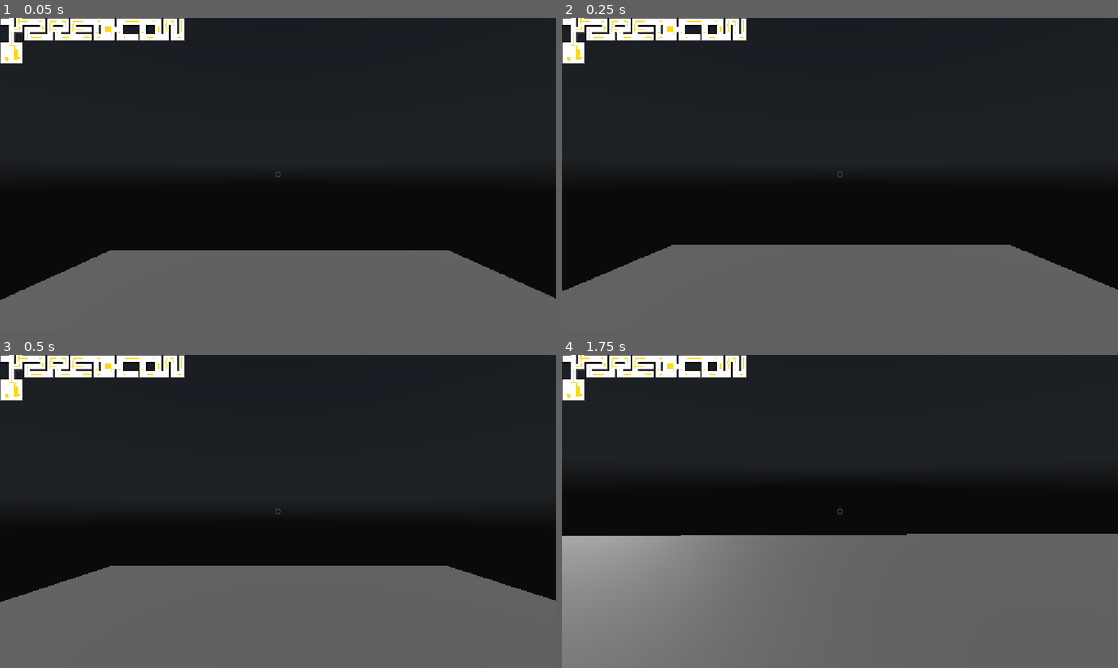
Above: before the commit, frames 1-4 (two rows, left to right).
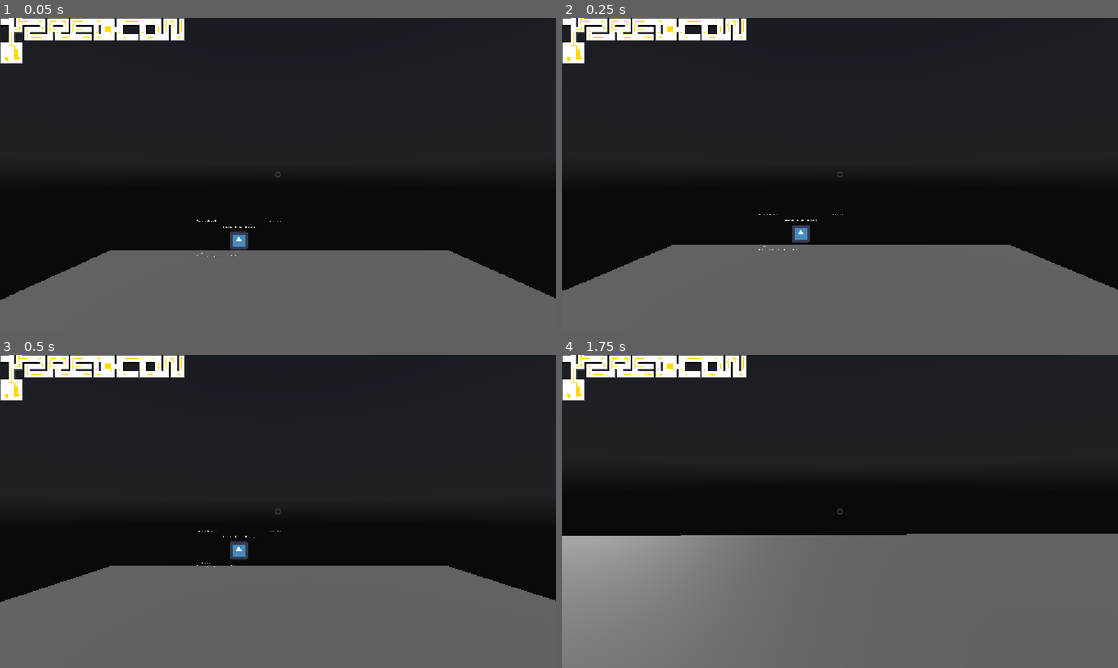
Above: after the commit, the same moments.

Repository: ZRedCon/InteractivePortfolio
Game: Godot game, scene res://Scenes/main_scene.tscn
The game is run twice, just before and just after one commit, with the same random seed, the same clock (stepped at 60 frames per second) and the same inputs. The engine's default icon, where the game draws it, is replaced by a stand-in: a white triangle on a blue panel in a dark square. A sky picture missing from this copy of the repository is replaced by a grey-blue gradient.
Inputs (mouse positions are in pixels of both pictures, inside the frame that each line leads up to):
- Up to frame 1 (0.05 s): no input
- Up to frame 2 (0.25 s): no input
- Up to frame 3 (0.5 s): no input
- Up to frame 4 (1.75 s): move the mouse to (962, 495) at 0.52 s; hold D (Right) 0.53-1.28 s; hold Space (Slow) 0.53-1.28 s; click (962, 495) at 0.67 s; move the mouse to (812, 511) at 1.27 s; hold W (Forward) from 1.28 s (still down); tap Shift (Sprint) at 1.35 s

The runs differ from the first frame. In frame 1, 0.2% of the frame differs, in the area x 35-51%, y 64-77%; in frame 2, 0.2%; in frame 3, 0.2%; in frame 4, nothing differs.

Commit message:
Godot UI

Diff:
--- a/GodotProject/interactive-portfolio/game_entry.gd
+++ b/GodotProject/interactive-portfolio/game_entry.gd
@@ -11,6 +11,10 @@
 	"UI/UX",
 	"Production"
 ]
+
+const SEED = 951;
+static func color_from_index(index: int) -> Color:
+	return Color.from_ok_hsl(((SEED * (index+1)) % 360) / 360.0, 1.0, 0.5)
 
 static func to_skills(from: int) -> Array[ String ]:
 	var labels : Array[ String ]
--- a/GodotProject/interactive-portfolio/prefabs/Entry.tscn
+++ b/GodotProject/interactive-portfolio/prefabs/Entry.tscn
@@ -1,18 +1,20 @@
 [gd_scene format=3 uid="uid://c241mv4likfbd"]
 
 [ext_resource type="Script" uid="uid://vu2oc6skf33u" path="res://prefabs/entry.gd" id="1_vjtbd"]
+[ext_resource type="PackedScene" uid="uid://c3ie8m45lxi00" path="res://prefabs/ui_exhibit.tscn" id="2_dfqob"]
 
 [sub_resource type="ViewportTexture" id="ViewportTexture_vjtbd"]
 viewport_path = NodePath("SubViewport")
 
 [node name="EntryNode" type="Sprite3D" unique_id=1943423101]
+pixel_size = 0.004
 texture = SubResource("ViewportTexture_vjtbd")
 script = ExtResource("1_vjtbd")
 
 [node name="SubViewport" type="SubViewport" parent="." unique_id=1043445019]
+editor_description = "The exhibit card. 1200 px wide = .exhibit's CSS max-width (75rem), the width it shows at on desktop. The height only fits this placeholder content."
 transparent_bg = true
+size = Vector2i(1040, 475)
 render_target_update_mode = 4
 
-[node name="Exhibit" type="VBoxContainer" parent="SubViewport" unique_id=341308181]
-offset_right = 40.0
-offset_bottom = 40.0
+[node name="UIExhibit" parent="SubViewport" unique_id=378705747 instance=ExtResource("2_dfqob")]
--- /dev/null
+++ b/GodotProject/interactive-portfolio/prefabs/content.gd
@@ -0,0 +1,28 @@
+@tool
+class_name ContentAdjuster extends BoxContainer
+
+const WIDE = 0
+const THIN = 1
+
+@onready var slide_show := $SlideShow
+@onready var text_important := $TextImportant
+
+var is_open : bool = false
+
+var mode : int:
+	set(val):
+		if val != WIDE and val != THIN:
+			return
+		mode = val
+		vertical = val
+		move_child(slide_show if vertical else text_important, 0)
+
+func _calc_mode_from_parent() -> void:
+	mode = THIN if size.x < 960 else WIDE
+
+func _ready() -> void:
+	_calc_mode_from_parent()
+
+func _process(_delta: float) -> void:
+	if Engine.is_editor_hint():
+		_calc_mode_from_parent()
--- /dev/null
+++ b/GodotProject/interactive-portfolio/prefabs/ui_exhibit.tscn
@@ -0,0 +1,234 @@
+[gd_scene format=3 uid="uid://c3ie8m45lxi00"]
+
+[ext_resource type="Texture2D" uid="uid://cycv7nkyk6opa" path="res://icon.svg" id="1_px4js"]
+[ext_resource type="Script" uid="uid://creqf0jqum84g" path="res://prefabs/content.gd" id="1_qit8j"]
+
+[sub_resource type="StyleBoxEmpty" id="StyleBoxEmpty_qit8j"]
+content_margin_top = 8.0
+content_margin_bottom = 8.0
+
+[sub_resource type="StyleBoxEmpty" id="StyleBoxEmpty_jsju3"]
+content_margin_left = 11.0
+content_margin_top = 6.0
+content_margin_right = 11.0
+content_margin_bottom = 6.0
+
+[sub_resource type="StyleBoxEmpty" id="StyleBoxEmpty_xnv4v"]
+content_margin_left = 17.0
+content_margin_top = 7.0
+content_margin_right = 17.0
+content_margin_bottom = 7.0
+
+[node name="UIExhibit" type="Control" unique_id=378705747]
+layout_mode = 3
+anchors_preset = 15
+anchor_right = 1.0
+anchor_bottom = 1.0
+grow_horizontal = 2
+grow_vertical = 2
+
+[node name="Exhibit" type="VBoxContainer" parent="." unique_id=69379542]
+editor_description = "article.exhibit (wide layout). Offsets of 33 = 2rem padding + 1px border. Separation 24 = --exhibit-gap."
+layout_mode = 1
+anchors_preset = 15
+anchor_right = 1.0
+anchor_bottom = 1.0
+offset_left = 33.0
+offset_top = 33.0
+offset_right = -33.0
+offset_bottom = 295.0
+grow_horizontal = 2
+grow_vertical = 2
+theme_override_constants/separation = 24
+
+[node name="Header" type="HBoxContainer" parent="Exhibit" unique_id=1848816691]
+layout_mode = 2
+theme_override_constants/separation = 16
+
+[node name="EntryName" type="Label" parent="Exhibit/Header" unique_id=1209063004]
+layout_mode = 2
+size_flags_horizontal = 3
+theme_override_font_sizes/font_size = 28
+text = "Example Game 2"
+autowrap_mode = 3
+
+[node name="Date" type="Label" parent="Exhibit/Header" unique_id=883133244]
+layout_mode = 2
+theme_override_font_sizes/font_size = 18
+text = "11/2/26 - 11/3/26"
+horizontal_alignment = 2
+
+[node name="Skills" type="PanelContainer" parent="Exhibit" unique_id=1607492032]
+editor_description = "section.skills. Content margins of 8 = 0.5em padding-block (7 px at its 14 px font size) + 1px border-block."
+layout_mode = 2
+theme_override_styles/panel = SubResource("StyleBoxEmpty_qit8j")
+
+[node name="Flow" type="HFlowContainer" parent="Exhibit/Skills" unique_id=217641539]
+layout_mode = 2
+theme_override_constants/h_separation = 8
+theme_override_constants/v_separation = 8
+alignment = 1
+
+[node name="Skill" type="PanelContainer" parent="Exhibit/Skills/Flow" unique_id=1459204231]
+editor_description = "span.skill: 6px 11px padding. Row separation 5 = the label's 5px padding-left."
+layout_mode = 2
+theme_override_styles/panel = SubResource("StyleBoxEmpty_jsju3")
+
+[node name="Row" type="HBoxContainer" parent="Exhibit/Skills/Flow/Skill" unique_id=2026967113]
+layout_mode = 2
+theme_override_constants/separation = 5
+
+[node name="Dot" type="ColorRect" parent="Exhibit/Skills/Flow/Skill/Row" unique_id=10857293]
+custom_minimum_size = Vector2(14.4, 14.4)
+layout_mode = 2
+size_flags_vertical = 4
+
+[node name="Name" type="Label" parent="Exhibit/Skills/Flow/Skill/Row" unique_id=1409526216]
+layout_mode = 2
+theme_override_font_sizes/font_size = 14
+text = "Game Design"
+
+[node name="Skill2" type="PanelContainer" parent="Exhibit/Skills/Flow" unique_id=1866101745]
+layout_mode = 2
+theme_override_styles/panel = SubResource("StyleBoxEmpty_jsju3")
+
+[node name="Row" type="HBoxContainer" parent="Exhibit/Skills/Flow/Skill2" unique_id=2085828009]
+layout_mode = 2
+theme_override_constants/separation = 5
+
+[node name="Dot" type="ColorRect" parent="Exhibit/Skills/Flow/Skill2/Row" unique_id=241831011]
+custom_minimum_size = Vector2(14.4, 14.4)
+layout_mode = 2
+size_flags_vertical = 4
+
+[node name="Name" type="Label" parent="Exhibit/Skills/Flow/Skill2/Row" unique_id=900851209]
+layout_mode = 2
+theme_override_font_sizes/font_size = 14
+text = "Game Dev"
+
+[node name="Skill3" type="PanelContainer" parent="Exhibit/Skills/Flow" unique_id=530125623]
+layout_mode = 2
+theme_override_styles/panel = SubResource("StyleBoxEmpty_jsju3")
+
+[node name="Row" type="HBoxContainer" parent="Exhibit/Skills/Flow/Skill3" unique_id=764721485]
+layout_mode = 2
+theme_override_constants/separation = 5
+
+[node name="Dot" type="ColorRect" parent="Exhibit/Skills/Flow/Skill3/Row" unique_id=1983852105]
+custom_minimum_size = Vector2(14.4, 14.4)
+layout_mode = 2
+size_flags_vertical = 4
+
+[node name="Name" type="Label" parent="Exhibit/Skills/Flow/Skill3/Row" unique_id=2044751523]
+layout_mode = 2
+theme_override_font_sizes/font_size = 14
+text = "Programming"
+
+[node name="Content" type="BoxContainer" parent="Exhibit" unique_id=219210833]
+layout_mode = 2
+theme_override_constants/separation = 24
+script = ExtResource("1_qit8j")
+
+[node name="TextImportant" type="VBoxContainer" parent="Exhibit/Content" unique_id=1163782132]
+layout_mode = 2
+size_flags_horizontal = 3
+theme_override_constants/separation = 24
+
+[node name="ProjDesc" type="VBoxContainer" parent="Exhibit/Content/TextImportant" unique_id=996420029]
+layout_mode = 2
+theme_override_constants/separation = 8
+
+[node name="Heading" type="Label" parent="Exhibit/Content/TextImportant/ProjDesc" unique_id=1802579263]
+layout_mode = 2
+theme_override_font_sizes/font_size = 18
+text = "Project Description:"
+
+[node name="Description" type="Label" parent="Exhibit/Content/TextImportant/ProjDesc" unique_id=577939168]
+layout_mode = 2
+text = "This is the example other game entries will be based off of"
+autowrap_mode = 3
+
+[node name="Contribution" type="VBoxContainer" parent="Exhibit/Content/TextImportant" unique_id=1759535947]
+layout_mode = 2
+theme_override_constants/separation = 8
+
+[node name="Heading" type="Label" parent="Exhibit/Content/TextImportant/Contribution" unique_id=821224670]
+layout_mode = 2
+theme_override_font_sizes/font_size = 18
+text = "Contributions:"
+
+[node name="List" type="VBoxContainer" parent="Exhibit/Content/TextImportant/Contribution" unique_id=740831091]
+layout_mode = 2
+theme_override_constants/separation = 6
+
+[node name="Item" type="HBoxContainer" parent="Exhibit/Content/TextImportant/Contribution/List" unique_id=1234943359]
+editor_description = "li. The 20 px Bullet column = the ul's 1.25rem padding-left, so wrapped lines stay indented past the bullet."
+layout_mode = 2
+theme_override_constants/separation = 0
+
+[node name="Bullet" type="Label" parent="Exhibit/Content/TextImportant/Contribution/List/Item" unique_id=1022816133]
+custom_minimum_size = Vector2(20, 0)
+layout_mode = 2
+text = "•"
+
+[node name="Text" type="Label" parent="Exhibit/Content/TextImportant/Contribution/List/Item" unique_id=1775320806]
+layout_mode = 2
+size_flags_horizontal = 3
+text = "I made essentially everything"
+autowrap_mode = 3
+
+[node name="SlideShow" type="Control" parent="Exhibit/Content" unique_id=277074186]
+editor_description = "section.slide-show: flex 0 0 calc(100% / 3) + aspect-ratio 16 / 9. Min size = a third of the 1134 px content row, at 16:9 (378 x 212.625); recompute both if the SubViewport width changes. Gets stretched to the tallest column's height, like align-items: stretch."
+custom_minimum_size = Vector2(378, 212.625)
+layout_mode = 2
+
+[node name="Slide" type="TextureRect" parent="Exhibit/Content/SlideShow" unique_id=1975133973]
+editor_description = "img: position absolute + inset 0 = full-rect anchors; object-fit: contain = keep aspect centered; image-rendering: pixelated = nearest filter. The icon is only a stand-in for the real image."
+texture_filter = 1
+layout_mode = 1
+anchors_preset = 15
+anchor_right = 1.0
+anchor_bottom = 1.0
+grow_horizontal = 2
+grow_vertical = 2
+texture = ExtResource("1_px4js")
+expand_mode = 1
+stretch_mode = 5
+
+[node name="TextUnimportant" type="VBoxContainer" parent="Exhibit/Content" unique_id=1454613416]
+layout_mode = 2
+size_flags_horizontal = 3
+theme_override_constants/separation = 8
+
+[node name="Heading" type="Label" parent="Exhibit/Content/TextUnimportant" unique_id=469666656]
+layout_mode = 2
+theme_override_font_sizes/font_size = 18
+text = "Notes:"
+
+[node name="Notes" type="VBoxContainer" parent="Exhibit/Content/TextUnimportant" unique_id=1794597078]
+layout_mode = 2
+theme_override_constants/separation = 11
+
+[node name="Note" type="Label" parent="Exhibit/Content/TextUnimportant/Notes" unique_id=913985454]
+layout_mode = 2
+theme_override_font_sizes/font_size = 15
+text = "This took a lot of work"
+autowrap_mode = 3
+
+[node name="Note2" type="Label" parent="Exhibit/Content/TextUnimportant/Notes" unique_id=1781679964]
+layout_mode = 2
+theme_override_font_sizes/font_size = 15
+text = "I figured that since I'm better at game design than web design, and my protfolio is about games, why not make it a game?"
+autowrap_mode = 3
+
+[node name="Links" type="HFlowContainer" parent="Exhibit" unique_id=1101634949]
+layout_mode = 2
+theme_override_constants/h_separation = 12
+theme_override_constants/v_separation = 12
+alignment = 1
+
+[node name="Link" type="Button" parent="Exhibit/Links" unique_id=338849690]
+editor_description = "a: 0.375em 1em padding + 1px border = content margins of 7 and 17."
+layout_mode = 2
+theme_override_styles/normal = SubResource("StyleBoxEmpty_xnv4v")
+text = "Github Page"
Not shown, added: GodotProject/interactive-portfolio/prefabs/content.gd.uid
